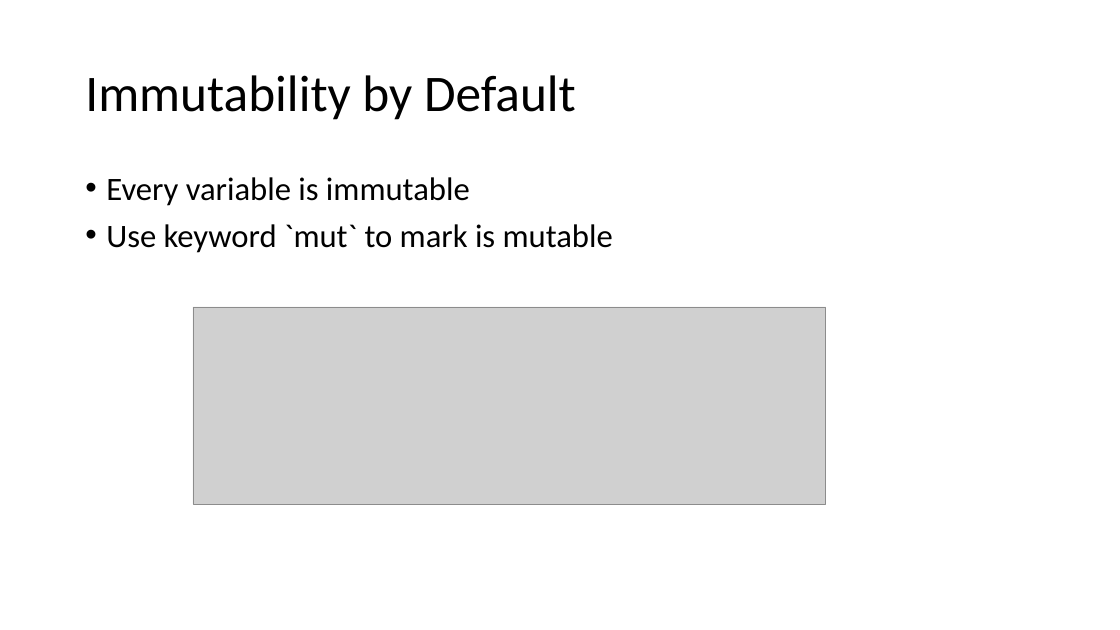
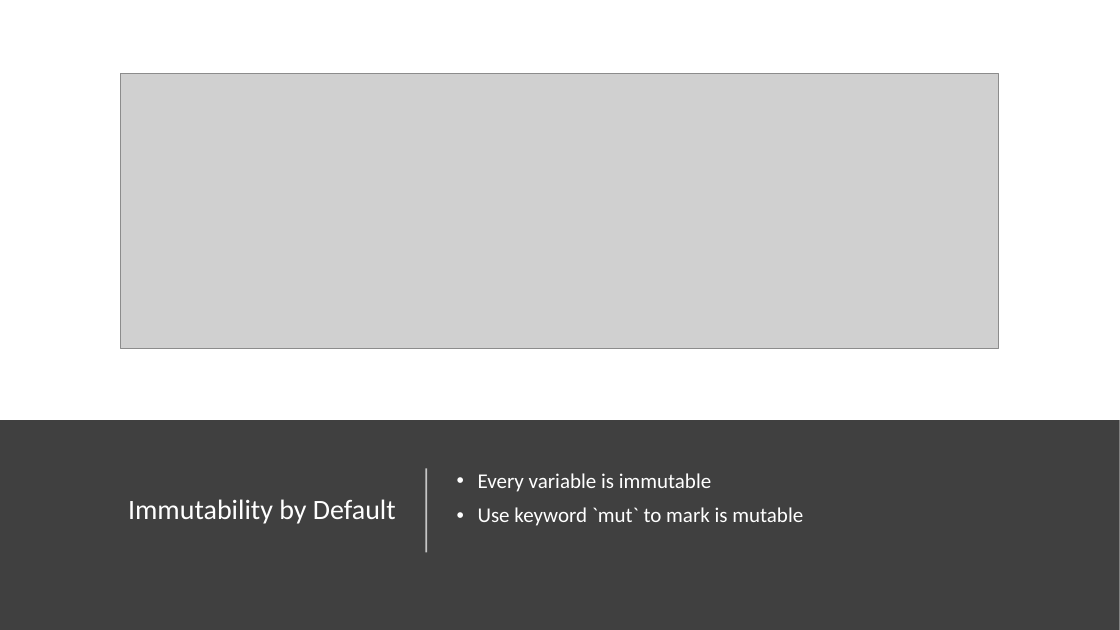
Before and after one commit to ProgrammerAL/Presentations-2019, a slide deck: slide 12 of 09-04 - Making the Case for Rust/Making the Case for Rust.pptx. Drawn at 1120x630 pixels with LibreOffice and Linux fonts; fonts in the diff are those of the drawing; grey boxes stand for pictures. Boxes give left, top, right and bottom in pixels: in the first picture for what was removed or moved away, otherwise in the second. Text is boxed around its words. In the diff, an @@ line names an element or a change of style, - is before the commit and + after.

```diff
--- a/09-04 - Making the Case for Rust/Making the Case for Rust.pptx
+++ b/09-04 - Making the Case for Rust/Making the Case for Rust.pptx
@@ picture: place and size @@
-picture at [193,307,826,504]
+picture at [121,74,999,349]
@@ rectangle added at [0,420,1120,630], fill #404040 @@
@@ text "Every variable is immutable": place and size @@
-text "Every variable is immutable" at [106,177,613,253]
+text "Every variable is immutable" at [478,473,803,526]
@@ text "Every variable is immutable" at [478,473,803,526]: size 28 to 18 pt, text colour #000000 to #FFFFFF; vertical alignment top to middle @@
@@ title "Immutability by Default": place and size @@
-title "Immutability by Default" at [85,75,576,120]
+title "Immutability by Default" at [128,499,396,524]
@@ title "Immutability by Default" at [128,499,396,524]: size 44 to 24 pt, text colour #000000 to #FFFFFF; alignment left to right @@
@@ line added from (426, 553) to (426, 469), #FFFFFF 1.5 pt @@
```
Also in this commit, not shown: 17 other slides changed, 1 other file.
